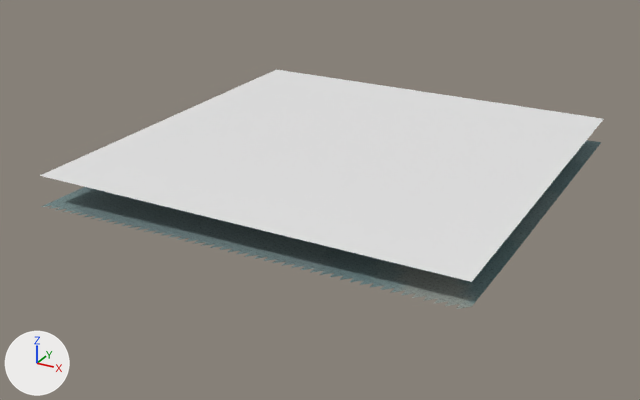
What one commit did to the glTF model eloria-assets/maps/continent-v2/stagheath/client/chunks/08_07/world.glb.
Camera for both pictures: a 50 mm camera at (-60.1, 84.9, 70.7) aimed at (-150.1, 248.5, -11.1). The lights are fixed; the arrows at lower left show +X, +Y and +Z. The first picture is the older version. Where no turn or scale is listed for an object, it has been applied to the vertices. Vertices at exactly the same position are counted once.

Objects in the first picture: 'AuthoredGround_stagheathBase_stagheath_08_07', 'Terrain_stagheath_08_07', 'Water_stagheath_08_07'.
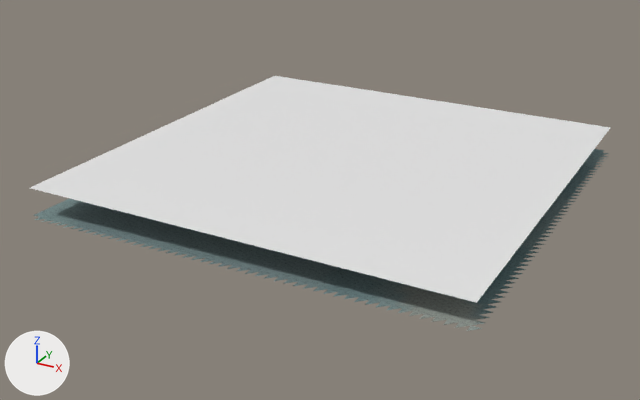
What changed in the scene script:
```text
Change me_terrain_stagheath_08_07:
    used by ob_terrain_stagheath_08_07; location = (-929.0, 6517.0, 0.0)
    remove me_terrain_stagheath_08_07.from_pydata(...)  # 2401 vertices, 4608 faces; spans x 733.0..829.0, y -6307.0..-6211.0, z -9.2..-5.2
    add me_terrain_stagheath_08_07.from_pydata(...)  # 2401 vertices, 4608 faces; spans x 735.0..831.0, y -6313.0..-6217.0, z -9.0..-5.0
    me_terrain_stagheath_08_07 part 1: the whole mesh is moved by (2.0, -6.0, 0.2)
Change me_water_stagheath_08_07:
    used by ob_water_stagheath_08_07; location = (-929.0, 6517.0, 0.0)
    remove me_water_stagheath_08_07.from_pydata(...)  # 4 vertices, 2 faces; spans x 733.0..829.0, y -6308.0..-6212.0, z 0.0
    add me_water_stagheath_08_07.from_pydata(...)  # 4 vertices, 2 faces; spans x 736.0..832.0, y -6314.0..-6218.0, z 0.0
    me_water_stagheath_08_07 part 2: the whole mesh is moved by (3.0, -6.0, 0.0)
Change me_authoredground_stagheathbase_stagheath_08_07:
    used by ob_authoredground_stagheathbase_stagheath_08_07; location = (-929.0, 6517.0, 0.0)
    remove me_authoredground_stagheathbase_stagheath_08_07.from_pydata(...)  # 2448 vertices, 4608 faces; spans x 733.0..829.0, y -6309.0..-6211.0, z -9.1..-5.2
    add me_authoredground_stagheathbase_stagheath_08_07.from_pydata(...)  # 2496 vertices, 4608 faces; spans x 735.0..833.0, y -6315.0..-6217.0, z -9.0..-5.0
    me_authoredground_stagheathbase_stagheath_08_07 part 3: 194 vertices removed from x 733.0..829.0, y -6309.0..-6211.0, z -9.1..-6.5; 242 vertices added at x 735.0..833.0, y -6315.0..-6217.0, z -6.8..-5.0
```

What differs and where, as boxes [x1, y1, x2, y2] in the pictures (640 x 400 px; the box of a moved part takes in the faces that stretch with it):
'Water_stagheath_08_07', mesh moved
    before: [40, 70, 603, 282]
    after: [30, 76, 611, 303]
'AuthoredGround_stagheathBase_stagheath_08_07', reshaped (8% taller)
    before: [41, 141, 601, 309]
    after: [34, 149, 608, 331]
'Terrain_stagheath_08_07', moved (mostly hidden)
    before: [485, 140, 599, 290]
    after: [35, 149, 603, 217]
part 3 of me_authoredground_stagheathbase_stagheath_08_07, moved or reshaped (mostly hidden before)
    before: [41, 141, 601, 207]
    after: [34, 150, 608, 331]
